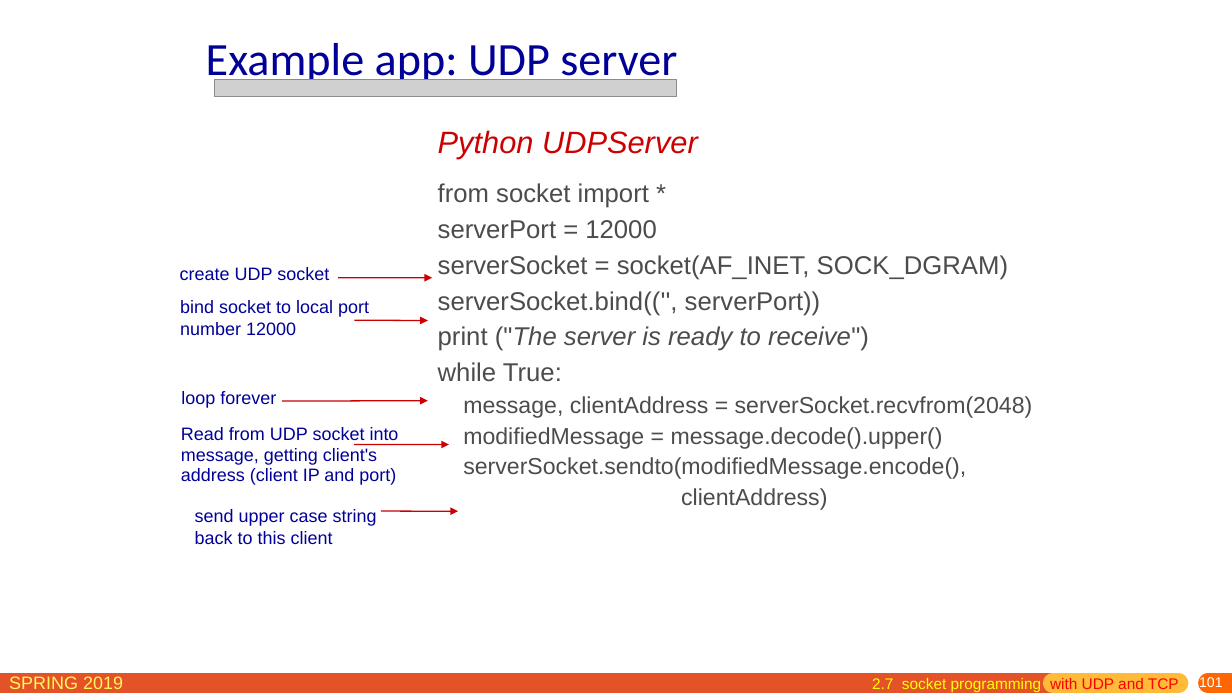
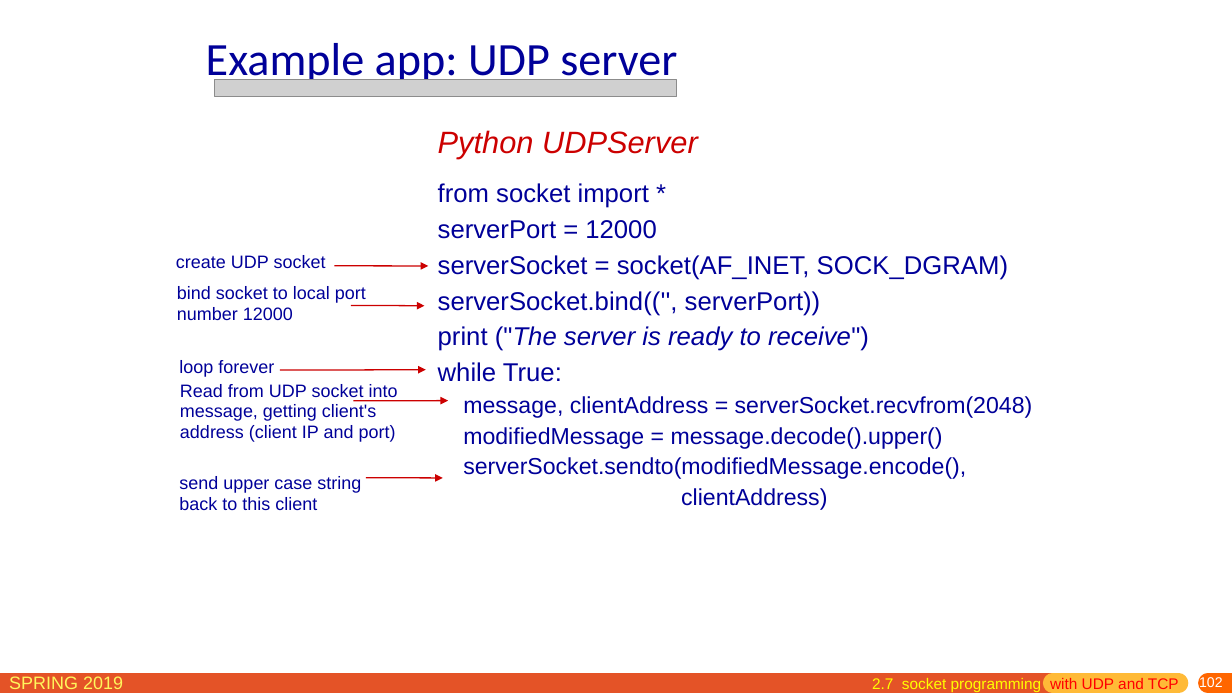
Before and after one commit to jichenghu/PPT_networkDistributed, a slide deck: slide 102 of chapter2.pptx (slide 101 before the commit). Drawn at 1232x693 pixels with LibreOffice and Linux fonts; fonts in the diff are those of the drawing; grey boxes stand for pictures. Boxes give left, top, right and bottom in pixels: in the first picture for what was removed or moved away, otherwise in the second. Text is boxed around its words. In the diff, an @@ line names an element or a change of style, - is before the commit and + after.

```diff
--- a/chapter2.pptx
+++ b/chapter2.pptx
@@ text "from socket import *" at [438,183,1033,510]: text colour #4C4C4C to #000099 @@
@@ text "create UDP socket": place and size @@
-text "create UDP socket" at [180,267,329,280]
+text "create UDP socket" at [176,255,326,268]
@@ arrow moved from (338, 278) - (433, 278) to (335, 266) - (429, 266) @@
@@ text "bind socket to local port ...": place and size @@
-text "bind socket to local port ..." at [180,300,369,335]
+text "bind socket to local port ..." at [177,286,366,320]
@@ arrow moved from (354, 321) - (428, 321) to (351, 306) - (424, 306) @@
@@ text "loop forever": place and size @@
-text "loop forever" at [181,391,276,408]
+text "loop forever" at [179,360,274,377]
@@ text "Read from UDP socket into ...": place and size @@
-text "Read from UDP socket into ..." at [181,427,399,485]
+text "Read from UDP socket into ..." at [180,384,398,442]
@@ arrow moved from (282, 401) - (428, 401) to (280, 371) - (426, 370) @@
@@ arrow moved from (354, 445) - (449, 445) to (353, 401) - (448, 401) @@
@@ text "send upper case string back ...": place and size @@
-text "send upper case string back ..." at [195,509,377,544]
+text "send upper case string back ..." at [179,476,361,510]
@@ arrow moved from (381, 511) - (458, 511) to (366, 478) - (443, 478) @@
@@ page number at [1199,676,1223,691]: text changed @@
-101
+102
```
Also in this commit, not shown: 56 other slides changed, 1 slide added, 1 other file.
